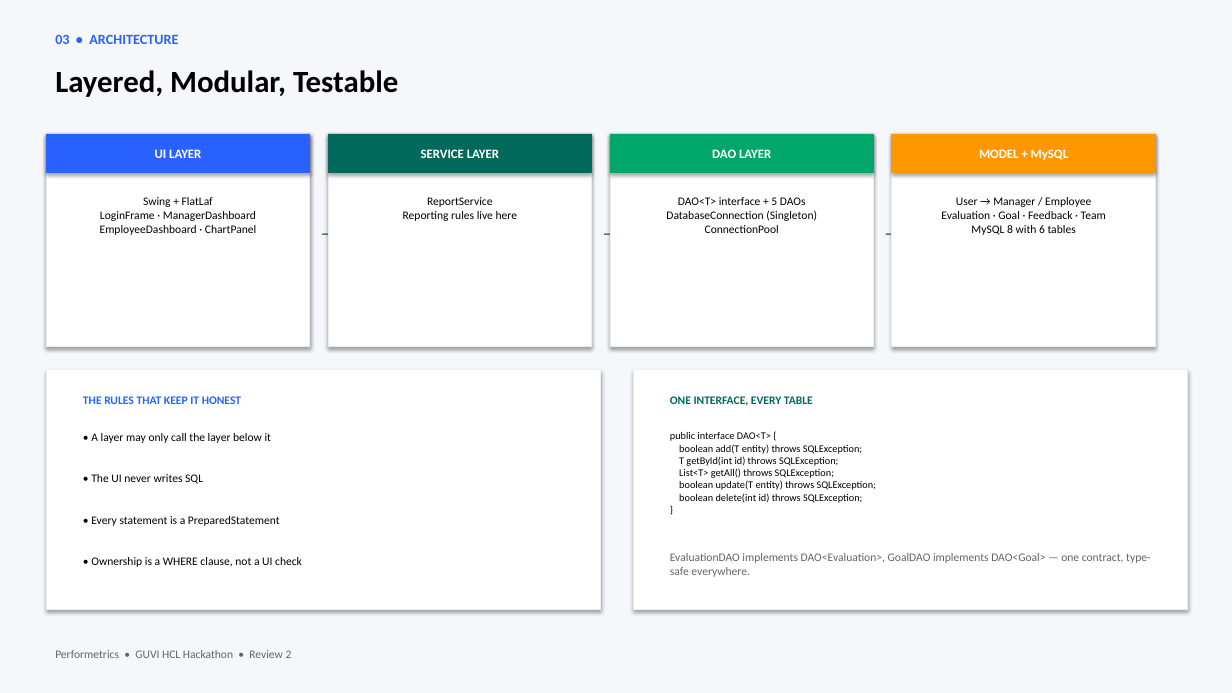
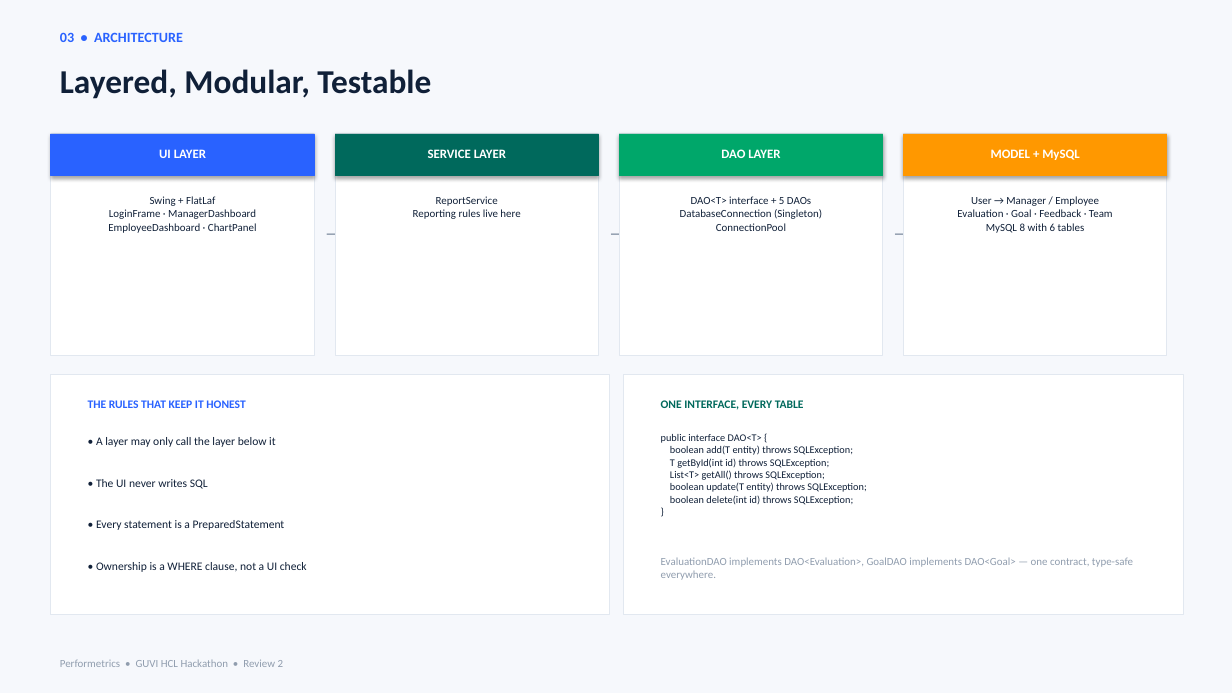
Before and after one commit to Harshitsingh798/EmployeePerformanceSystem, a slide deck: slide 4 of docs/Review2_Final_Performetrics.pptx. Drawn at 1232x693 pixels with LibreOffice and Linux fonts; fonts in the diff are those of the drawing. Boxes give left, top, right and bottom in pixels: in the first picture for what was removed or moved away, otherwise in the second. Text is boxed around its words. In the diff, an @@ line names an element or a change of style, - is before the commit and + after.

Commit message:
Complete Employee Performance System audit, tests, and Review 2 PPT

```diff
--- a/docs/Review2_Final_Performetrics.pptx
+++ b/docs/Review2_Final_Performetrics.pptx
@@ background #F5F7FB to #F6F8FC @@
@@ text "03 • ARCHITECTURE": place and size @@
-text "03 • ARCHITECTURE" at [55, 34, 178, 44]
+text "03 • ARCHITECTURE" at [60, 32, 183, 42]
@@ text "Layered, Modular, Testable" at [60, 69, 431, 99]: size 24 to 26 pt, text colour #000000 to #102038 @@
@@ rectangle: place and size @@
-rectangle at [46, 134, 310, 347]
+rectangle at [51, 134, 314, 356]
@@ 4 texts, 2 rectangles: place and size @@
-4 texts, 2 rectangles at [46, 134, 622, 245]
+4 texts, 2 rectangles at [51, 134, 628, 245]
@@ rectangle: place and size @@
-rectangle at [328, 134, 592, 347]
+rectangle at [335, 134, 598, 356]
@@ rectangle: place and size @@
-rectangle at [610, 134, 873, 347]
+rectangle at [619, 134, 883, 356]
@@ 5 texts, 2 rectangles: place and size @@
-5 texts, 2 rectangles at [610, 134, 1155, 245]
+5 texts, 2 rectangles at [619, 134, 1167, 245]
@@ outline #EAEEF3 0.75 pt to #E2E8F0 0.75 pt; shadow off in 6 elements at [51, 374, 610, 615], [624, 374, 1183, 615], [51, 134, 314, 356], [335, 134, 598, 356], [619, 134, 883, 356], [904, 134, 1167, 356] @@
@@ rectangle: place and size @@
-rectangle at [892, 134, 1155, 347]
+rectangle at [904, 134, 1167, 356]
@@ size 9 to 8.5 pt, text colour #000000 to #102038 in 4 elements at [108, 196, 257, 233], [413, 196, 520, 219], [680, 196, 822, 231], [957, 196, 1113, 233] @@
@@ text colour #646464 to #909DAE in 3 elements at [317, 217, 345, 245], [601, 217, 628, 245], [885, 217, 913, 245] @@
@@ rectangle: place and size @@
-rectangle at [46, 370, 601, 610]
+rectangle at [51, 374, 610, 615]
@@ rectangle: place and size @@
-rectangle at [633, 370, 1188, 610]
+rectangle at [624, 374, 1183, 615]
@@ text "THE RULES THAT KEEP IT ...": place and size @@
-text "THE RULES THAT KEEP IT ..." at [83, 396, 241, 404]
+text "THE RULES THAT KEEP IT ..." at [88, 400, 245, 408]
@@ text "ONE INTERFACE, EVERY TABLE": place and size @@
-text "ONE INTERFACE, EVERY TABLE" at [670, 396, 813, 406]
+text "ONE INTERFACE, EVERY TABLE" at [661, 400, 804, 410]
@@ text colour #000000 to #102038 in 5 elements at [96, 479, 208, 489], [96, 520, 285, 530], [96, 562, 307, 572], [96, 437, 276, 447], [661, 434, 866, 505] @@
@@ text "public interface DAO<T> { boolean ...": place and size @@
-text "public interface DAO<T> { boolean ..." at [670, 432, 876, 503]
+text "public interface DAO<T> { boolean ..." at [661, 434, 866, 505]
@@ text "EvaluationDAO implements DAO<Evaluation>, GoalDAO implements ...": place and size @@
-text "EvaluationDAO implements DAO<Evaluation>, GoalDAO implements ..." at [670, 553, 1150, 577]
+text "EvaluationDAO implements DAO<Evaluation>, GoalDAO implements ..." at [661, 557, 1133, 580]
@@ text "EvaluationDAO implements DAO<Evaluation>, GoalDAO implements ..." at [661, 557, 1133, 580]: size 9 to 8.5 pt, text colour #646464 to #909DAE @@
@@ text "Performetrics • GUVI HCL Hackathon ..." at [60, 659, 284, 667]: size 9 to 8.5 pt, text colour #646464 to #909DAE @@
@@ text "Performetrics • GUVI HCL Hackathon ...": place and size @@
-text "Performetrics • GUVI HCL Hackathon ..." at [55, 650, 292, 658]
+text "Performetrics • GUVI HCL Hackathon ..." at [60, 659, 284, 667]
```
Also in this commit, not shown: 9 other slides changed, 1 other file.
